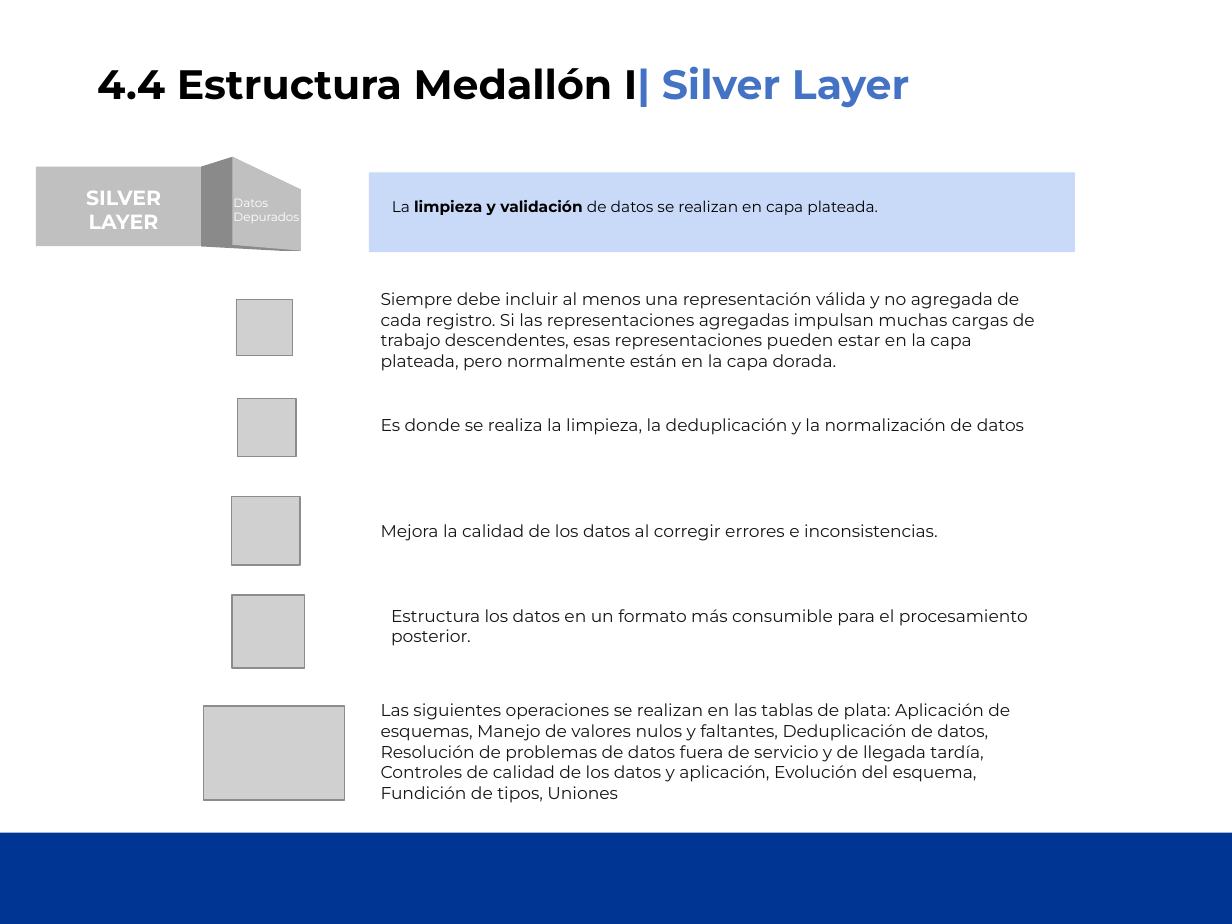
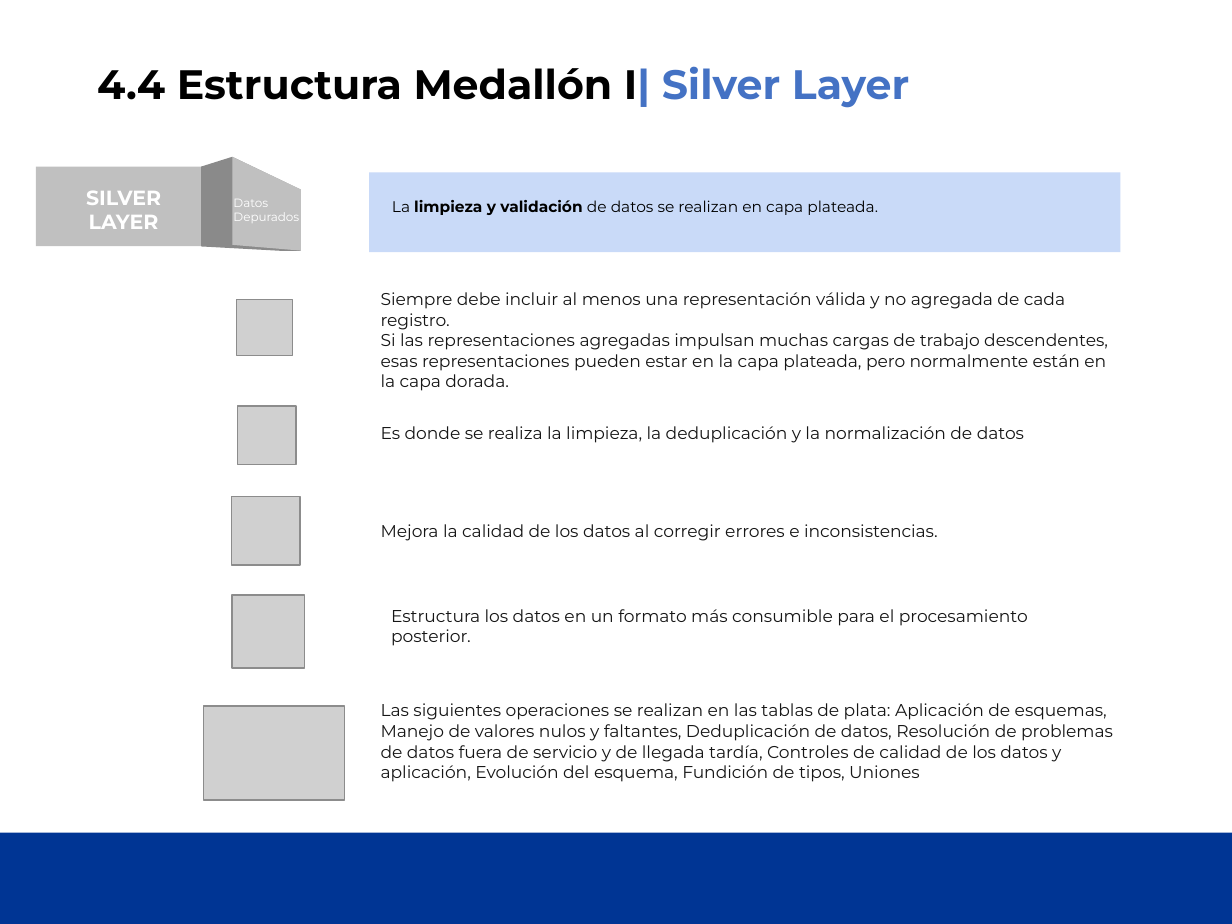
Before and after one commit to jmartinezceste/251101Course_UC_Ceste, a slide deck: slide 11 of UC_Course_Sesion1/UCDatabrick - Sesion 1.pptx. Drawn at 1232x924 pixels with LibreOffice and Linux fonts; fonts in the diff are those of the drawing; grey boxes stand for pictures; background and template pictures are left out. Boxes give left, top, right and bottom in pixels: in the first picture for what was removed or moved away, otherwise in the second. Text is boxed around its words. In the diff, an @@ line names an element or a change of style, - is before the commit and + after.

```diff
--- a/UC_Course_Sesion1/UCDatabrick - Sesion 1.pptx
+++ b/UC_Course_Sesion1/UCDatabrick - Sesion 1.pptx
@@ rectangle: place and size @@
-rectangle at <box>370,172,1076,253</box>
+rectangle at <box>370,172,1121,253</box>
@@ text at <box>381,292,1108,391</box>: text changed @@
-Siempre debe incluir al menos una representación válida y no agregada de cada registro. Si las representaciones agregadas impulsan muchas cargas de trabajo descendentes, esas representaciones pueden estar en la capa plateada, pero normalmente están en la capa dorada.
+Siempre debe incluir al menos una representación válida y no agregada de cada registro.
+Si las representaciones agregadas impulsan muchas cargas de trabajo descendentes, esas representaciones pueden estar en la capa plateada, pero normalmente están en la capa dorada.
@@ picture: place and size @@
-picture at <box>238,398,297,457</box>
+picture at <box>238,407,297,466</box>
@@ text "Es donde se realiza la ...": place and size @@
-text "Es donde se realiza la ..." at <box>381,418,1024,435</box>
+text "Es donde se realiza la ..." at <box>381,426,1024,443</box>
@@ text "Las siguientes operaciones se realizan ..." rewrapped from <box>381,703,1010,803</box> to <box>381,703,1113,782</box> @@
```
Also in this commit, not shown: 3 other slides changed.
